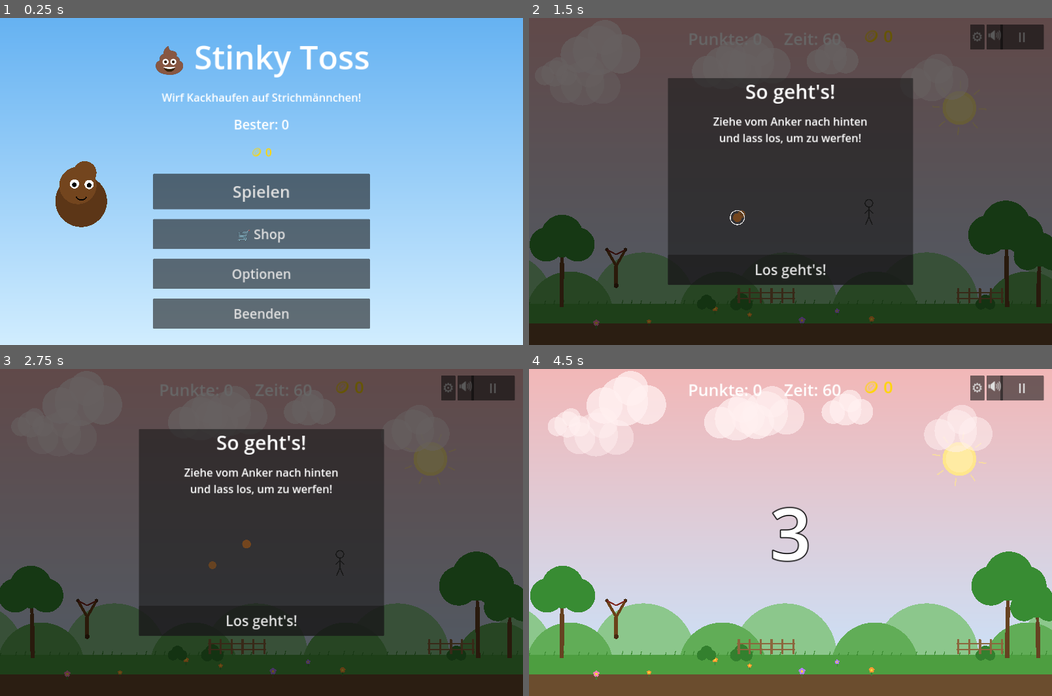
Above: before the commit, frames 1-4 (two rows, left to right).
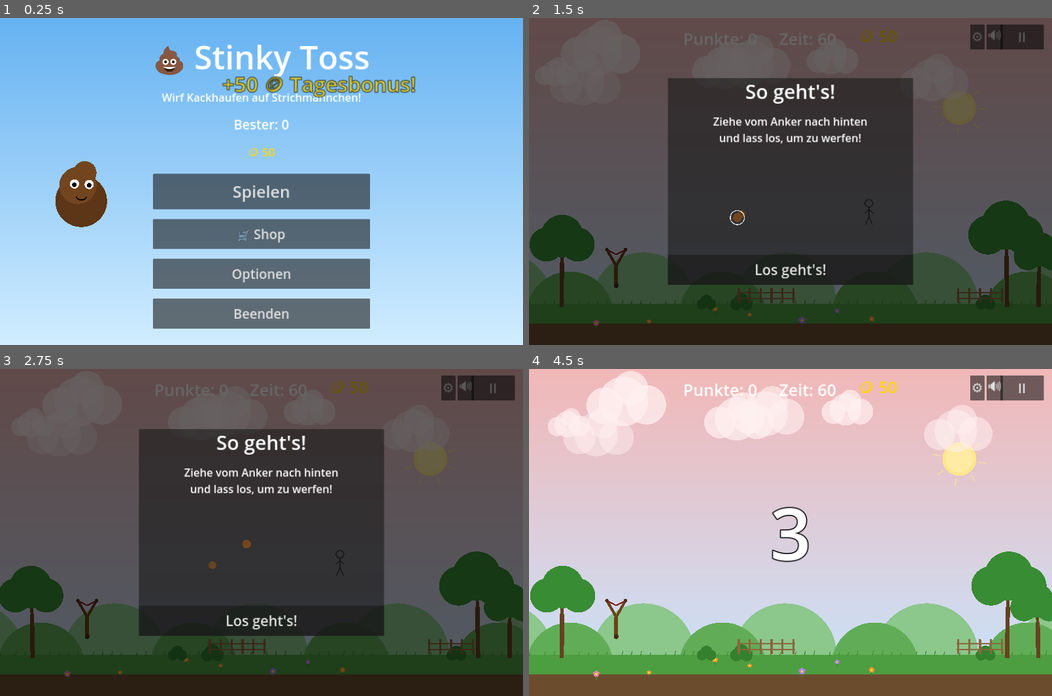
Above: after the commit, the same moments.

Repository: vCodeAI193/MrPoopsFace
Game: Godot game, scene res://scenes/MainMenu.tscn
The game is run twice, just before and just after one commit, with the same random seed, the same clock (stepped at 60 frames per second) and the same inputs.
Inputs:
- Up to frame 1 (0.25 s): no input
- Up to frame 2 (1.5 s): click "Spielen" at 0.5 s; click "Klassisch" at 1.25 s
- Up to frame 3 (2.75 s): click "II" at 2 s
- Up to frame 4 (4.5 s): click "🔊" at 2.75 s; click "⚙" at 3.5 s; click "Los geht's!" at 4.25 s

The runs differ from the first frame. In frame 1, 1.3% of the frame differs, in the area x 42-80%, y 17-43%; in frame 2, 0.2%; in frame 3, 0.2%; in frame 4, 0.6%.
Error after the commit: Invalid assignment of property or key 'stream' with value of type 'AudioStreamWAV' on a base object of type 'Nil'. (res://scripts/MainMenu.gd:123)

Commit message:
Add missions, multi-hit bonus, final-hit slow-mo, daily bonus (F017/F081/F101/F145)
Designer batch giving each round a goal and the game its wow moments:
- F081: One random mission per round in scoring modes ("Triff 2
  Gold-Maennchen!", "Erreiche Combo x6!", "Triff 20 Maennchen!", "Hole 1200
  Punkte!") - progress tracked in register_hit, shown live in a HUD line
  under the combo bar, coin reward (+40-60) with toast on completion, and a
  result line on the GameOver screen
- F017: Multi-hit bonus - projectiles count Maennchen hit per throw; two or
  more triggers +25*count bonus points and a big golden "DOPPELT!" /
  "DREIFACH!" celebration text
- F145: One-time slow motion (time_scale 0.3 for 0.7s real time) on a hit
  landing in the final 3 seconds of timed rounds; skipped with
  reduced-motion, covered by the existing time_scale safety nets
- F101: Daily login bonus - first menu visit each calendar day grants +50
  coins with a golden floating text and a mascot celebration hop

Tests: mission progress/completion/no-double-reward and zen exclusion,
multi-hit bonus math, daily bonus claimable once per day.

Co-Authored-By: Claude Fable 5 <noreply@anthropic.com>
Claude-Session: https://claude.ai/code/session_01Y4LgaJYXTrxRBXMj8yC8ci

Diff:
--- a/scenes/Main.tscn
+++ b/scenes/Main.tscn
@@ -121,6 +121,18 @@
 theme_override_styles/fill = SubResource("StyleBoxFlat_combo_fill")
 theme_override_styles/background = SubResource("StyleBoxFlat_combo_bg")
 
+[node name="MissionLabel" type="Label" parent="HUD"]
+visible = false
+offset_left = 40.0
+offset_top = 134.0
+offset_right = 800.0
+offset_bottom = 180.0
+text = "🎯 Triff 2 Gold-Männchen! (0/2)"
+theme_override_colors/font_color = Color(1, 1, 1, 0.9)
+theme_override_colors/font_outline_color = Color(0, 0, 0, 0.7)
+theme_override_constants/outline_size = 6
+theme_override_font_sizes/font_size = 34
+
 [node name="PowerUpLabel" type="Label" parent="HUD"]
 visible = false
 anchor_left = 1.0
--- a/scripts/GameManager.gd
+++ b/scripts/GameManager.gd
@@ -16,6 +16,9 @@
 signal misses_changed(new_misses: int)         ## Wird bei Fehlwurf gesendet (F077/F083)
 signal combo_broken_by_miss(lost_combo: int)   ## Fehlwurf hat eine Combo >= 3 gebrochen
 signal coins_changed(total: int)               ## Wird bei Münzänderung gesendet (F095)
+signal mission_changed(mission: Dictionary)    ## Missions-Fortschritt geändert (F081)
+signal mission_completed(reward: int)          ## Runden-Mission erfüllt (F081)
+signal multi_hit(count: int, bonus: int)       ## Mehrere Treffer mit einem Wurf (F017)
 
 # --- Einstellbare Werte (im Inspector / per Code anpassbar) ---
 @export var round_duration: float = 60.0       ## Rundenlänge in Sekunden
@@ -66,6 +69,17 @@
 var coins_earned_round: int = 0       ## In dieser Runde verdiente Münzen
 var owned_skins: Array = ["classic"]  ## Gekaufte Skins (persistiert, F096)
 var selected_skin: String = "classic" ## Aktiver Geschoss-Skin (F098)
+var last_daily_bonus: String = ""     ## Datum des letzten Tagesbonus (F101)
+
+# --- Runden-Missionen (F081) ---
+## Missions-Vorlagen: Typ, Ziel, Belohnung und Anzeigetext
+const MISSIONS: Array = [
+	{"type": "gold_hits", "target": 2, "reward": 60, "text": "Triff 2 Gold-Männchen!"},
+	{"type": "combo", "target": 6, "reward": 50, "text": "Erreiche Combo x6!"},
+	{"type": "hits", "target": 20, "reward": 40, "text": "Triff 20 Männchen!"},
+	{"type": "score", "target": 1200, "reward": 50, "text": "Hole 1200 Punkte!"},
+]
+var current_mission: Dictionary = {}  ## Aktive Mission mit progress/done; leer = keine
 
 var _combo_timer: float = 0.0                  ## Restzeit, in der die Combo gültig bleibt
 var combo_timer_pct: float = 0.0              ## Verhältnis 0..1 für den Fortschrittsbalken (F119)
@@ -167,6 +181,14 @@
 	hits_total = 0
 	avg_points_per_hit = 0.0
 	coins_earned_round = 0
+	# Runden-Mission würfeln (F081); nur in wertenden Modi
+	if game_mode not in ["zen", "practice"]:
+		current_mission = MISSIONS[randi() % MISSIONS.size()].duplicate()
+		current_mission["progress"] = 0
+		current_mission["done"] = false
+	else:
+		current_mission = {}
+	mission_changed.emit(current_mission)
 	wind_force = Vector2(randf_range(-120.0, 120.0), 0.0)  # Wind randomisieren (F007)
 	freeze_active = false
 	magnet_active = false
@@ -267,6 +289,9 @@
 		coins_earned_round += earned
 		coins_changed.emit(coins)
 
+	# Missions-Fortschritt aktualisieren (F081)
+	_update_mission(type_multiplier)
+
 	score_changed.emit(score)
 	combo_changed.emit(combo)
 	streak_changed.emit(streak)
@@ -277,6 +302,53 @@
 ## Gibt den höchsten gespeicherten Punktestand zurück (0, falls keiner).
 func get_high_score() -> int:
 	return int(highscores[0]) if highscores.size() > 0 else 0
+
+
+## Aktualisiert den Fortschritt der Runden-Mission nach einem Treffer (F081).
+func _update_mission(type_multiplier: int) -> void:
+	if current_mission.is_empty() or current_mission["done"]:
+		return
+	match current_mission["type"]:
+		"gold_hits":
+			if type_multiplier >= 5:
+				current_mission["progress"] += 1
+		"combo":
+			current_mission["progress"] = maxi(current_mission["progress"], combo)
+		"hits":
+			current_mission["progress"] = hits_total
+		"score":
+			current_mission["progress"] = score
+	if current_mission["progress"] >= int(current_mission["target"]):
+		current_mission["done"] = true
+		var reward: int = int(current_mission["reward"])
+		coins += reward
+		coins_earned_round += reward
+		coins_changed.emit(coins)
+		mission_completed.emit(reward)
+	mission_changed.emit(current_mission)
+
+
+## Bonuspunkte, wenn ein Wurf mehrere Männchen trifft (F017).
+func register_multi_hit(count: int) -> void:
+	if not game_active or count < 2:
+		return
+	var bonus: int = int(25 * count * points_multiplier)
+	score += bonus
+	score_changed.emit(score)
+	multi_hit.emit(count, bonus)
+
+
+## Tagesbonus einmal pro Kalendertag: +50 Münzen (F101).
+## Gibt die Bonushöhe zurück, 0 wenn heute schon abgeholt.
+func claim_daily_bonus() -> int:
+	var today: String = Time.get_date_string_from_system()
+	if last_daily_bonus == today:
+		return 0
+	last_daily_bonus = today
+	coins += 50
+	coins_changed.emit(coins)
+	_save_game()
+	return 50
 
 
 ## Zieht Punkte für ein Bomben-Männchen ab (F029).
@@ -357,6 +429,7 @@
 	cfg.set_value("progress", "coins", coins)
 	cfg.set_value("progress", "owned_skins", owned_skins)
 	cfg.set_value("progress", "selected_skin", selected_skin)
+	cfg.set_value("progress", "last_daily_bonus", last_daily_bonus)
 	cfg.save(SAVE_PATH)
 
 
@@ -374,6 +447,7 @@
 		coins = cfg.get_value("progress", "coins", 0)
 		owned_skins = cfg.get_value("progress", "owned_skins", ["classic"])
 		selected_skin = cfg.get_value("progress", "selected_skin", "classic")
+		last_daily_bonus = cfg.get_value("progress", "last_daily_bonus", "")
 
 
 # --- Audio-Setup & Optionen (F134, F137, F142, F179, F187) ---
--- a/scripts/GameOver.gd
+++ b/scripts/GameOver.gd
@@ -67,6 +67,14 @@
 		GameManager.hits_total,
 		GameManager.avg_points_per_hit
 	]
+	# Missions-Ergebnis anhängen (F081)
+	var mission: Dictionary = GameManager.current_mission
+	if not mission.is_empty():
+		if mission["done"]:
+			stats_text += "\n🎯 Mission geschafft!"
+		else:
+			stats_text += "\n🎯 Mission: %d/%d" % [
+				int(mission["progress"]), int(mission["target"])]
 	_stats_label.text = stats_text
 	visible = true
 
--- a/scripts/Maennchen.gd
+++ b/scripts/Maennchen.gd
@@ -146,6 +146,12 @@
 	if body.global_position.y < global_position.y - 40.0:
 		hit_multiplier = 1.3
 	_trigger_hit(hit_multiplier)
+
+	# Multi-Treffer mit einem Wurf zählen und belohnen (F017)
+	if "hits_scored" in body and not is_bomb:
+		body.hits_scored += 1
+		if body.hits_scored >= 2:
+			GameManager.register_multi_hit(body.hits_scored)
 
 
 ## Löst die Treffer-Reaktion aus: Punkte, Sound, Effekte und Umfall-Animation.
--- a/scripts/Main.gd
+++ b/scripts/Main.gd
@@ -42,6 +42,7 @@
 @onready var _ammo_label: Label = $HUD/TopBar/AmmoLabel
 @onready var _miss_label: Label = $HUD/TopBar/MissLabel
 @onready var _coins_label: Label = $HUD/TopBar/CoinsLabel
+@onready var _mission_label: Label = $HUD/MissionLabel
 @onready var _pause_menu: PauseMenu = $PauseMenu
 @onready var _settings: SettingsOverlay = $Settings
 @onready var _tutorial: TutorialOverlay = $Tutorial
@@ -100,6 +101,9 @@
 var _bonus_done: bool = false
 var _bonus_active: bool = false
 
+# F145 – Slow-Motion beim letzten Treffer der Runde
+var _final_slowmo_done: bool = false
+
 
 func _ready() -> void:
 	randomize()
@@ -126,6 +130,9 @@
 		func(lost: int) -> void: show_toast("Combo x%d verloren!" % lost))
 	GameManager.coins_changed.connect(_on_coins_changed)
 	_coins_label.text = "🪙 %d" % GameManager.coins
+	GameManager.mission_changed.connect(_on_mission_changed)
+	GameManager.mission_completed.connect(_on_mission_completed)
+	GameManager.multi_hit.connect(_on_multi_hit)
 
 	# Pause-Knopf verbinden (F114)
 	_pause_button.pressed.connect(_on_pause_pressed)
@@ -297,10 +304,24 @@
 
 ## Reagiert auf einen Treffer mit einer Kamera-Erschütterung (F144).
 ## Abschaltbar in den Optionen (F181); bei reduzierter Bewegung aus (F183).
+## In den letzten 3 Sekunden: einmalige Finale-Zeitlupe (F145).
 func _on_hit_registered(_points: int) -> void:
+	if not _final_slowmo_done and GameManager.time_left <= 3.0 \
+			and GameManager.game_mode in ["normal", "easy", "hard", "combo_hunt"] \
+			and not GameManager.reduced_motion:
+		_final_slowmo_done = true
+		_run_final_slowmo()
 	if not GameManager.screen_shake_enabled or GameManager.reduced_motion:
 		return
 	_shake_strength = minf(_shake_strength + shake_per_hit, shake_max)
+
+
+## Kurze Zeitlupe für den letzten Treffer der Runde (F145).
+func _run_final_slowmo() -> void:
+	Engine.time_scale = 0.3
+	# 0,7s Echtzeit = 0,21s skalierte Zeit
+	await get_tree().create_timer(0.21).timeout
+	Engine.time_scale = 1.0
 
 
 ## Öffnet das Pause-Overlay (F114).
@@ -542,6 +563,36 @@
 			_score_label.text = "Beste Combo: 0"
 		"practice":
 			_time_label.visible = false
+
+
+## Zeigt die Runden-Mission mit Fortschritt an (F081).
+func _on_mission_changed(mission: Dictionary) -> void:
+	if mission.is_empty():
+		_mission_label.visible = false
+		return
+	_mission_label.visible = true
+	if mission["done"]:
+		_mission_label.text = "🎯 %s ✔" % mission["text"]
+		_mission_label.modulate = Color(0.5, 1.0, 0.5)
+	else:
+		_mission_label.text = "🎯 %s (%d/%d)" % [
+			mission["text"], int(mission["progress"]), int(mission["target"])]
+		_mission_label.modulate = Color.WHITE
+
+
+## Feiert die erfüllte Mission (F081).
+func _on_mission_completed(reward: int) -> void:
+	show_toast("Mission geschafft! +%d 🪙" % reward)
+
+
+## Feiert mehrere Treffer mit einem Wurf (F017).
+func _on_multi_hit(count: int, bonus: int) -> void:
+	var word: String = "DOPPELT!" if count == 2 else "DREIFACH!" if count == 3 else "x%d WAHNSINN!" % count
+	var ft: FloatingText = preload("res://scenes/FloatingText.tscn").instantiate()
+	ft.setup("%s +%d" % [word, bonus], Color(1.0, 0.85, 0.1))
+	ft.scale = Vector2(2.0, 2.0)
+	ft.position = Vector2(960, 520)
+	add_child(ft)
 
 
 ## Aktualisiert die Münz-Anzeige mit kleinem Pop (F095).
--- a/scripts/MainMenu.gd
+++ b/scripts/MainMenu.gd
@@ -35,6 +35,17 @@
 
 	# Maskottchen links neben dem Menü aufbauen
 	_create_mascot()
+
+	# Tagesbonus einmal pro Tag beim Menü-Besuch (F101)
+	var daily: int = GameManager.claim_daily_bonus()
+	if daily > 0:
+		var ft: FloatingText = FLOATING_TEXT_SCENE.instantiate()
+		ft.setup("+%d 🪙 Tagesbonus!" % daily, Color(1.0, 0.84, 0.0))
+		ft.scale = Vector2(1.6, 1.6)
+		ft.position = Vector2(960, 300)
+		add_child(ft)
+		# Das Maskottchen freut sich mit
+		_on_mascot_tapped()
 
 	# Modus-Buttons verbinden (F094)
 	_mode_vbox.get_node("NormalButton").pressed.connect(_start_mode.bind("normal"))
--- a/scripts/Projectile.gd
+++ b/scripts/Projectile.gd
@@ -14,6 +14,7 @@
 @export var explosion_radius: float = 150.0    ## Radius der Explosion (F010)
 
 var hit_target: bool = false                   ## Hat ein Männchen getroffen? (F077/F083)
+var hits_scored: int = 0                       ## Getroffene Männchen dieses Wurfs (F017)
 var _alive_time: float = 0.0
 var _has_splatted: bool = false
 var _nearest_approach: float = INF             ## Kleinste Distanz zu einem Männchen (Near-Miss)
--- a/tests/run_tests.gd
+++ b/tests/run_tests.gd
@@ -23,6 +23,9 @@
 	_test_stars()
 	_test_coins()
 	_test_shop()
+	_test_missions()
+	_test_multi_hit()
+	_test_daily_bonus()
 	print("---")
 	print("%d Tests bestanden, %d fehlgeschlagen" % [_passes, _failures])
 	quit(1 if _failures > 0 else 0)
@@ -271,3 +274,61 @@
 	_check(gm.selected_skin == "gold", "Skin ist aktiv")
 	_check(not gm.buy_skin("gibtsnicht"), "unbekannte Skin-ID verweigert")
 	gm.free()
+
+
+## Runden-Missionen: Fortschritt, Abschluss und Belohnung (F081).
+func _test_missions() -> void:
+	var gm: Node = _new_gm()
+	gm.set_game_mode("normal")
+	gm.start_game()
+	# Deterministische Mission setzen (statt der gewürfelten)
+	gm.current_mission = {
+		"type": "hits", "target": 3, "reward": 40,
+		"text": "Test", "progress": 0, "done": false,
+	}
+	gm.coins = 0
+	gm.register_hit(1)
+	gm.register_hit(1)
+	_check(int(gm.current_mission["progress"]) == 2, "Missions-Fortschritt zählt Treffer")
+	_check(not gm.current_mission["done"], "Mission vor dem Ziel nicht erfüllt")
+	var coins_before: int = gm.coins
+	gm.register_hit(1)
+	_check(gm.current_mission["done"], "Mission beim Ziel erfüllt")
+	# 3. Treffer bringt 2 Münzen (Combo-Bonus ab Combo 3) + 40 Belohnung
+	_check(gm.coins == coins_before + 2 + 40, "Belohnung gutgeschrieben (Treffer + 40)")
+	# Kein Doppel-Reward nach Erfüllung
+	var coins_done: int = gm.coins
+	gm.register_hit(1)
+	_check(gm.coins == coins_done + 2, "keine zweite Belohnung (nur Treffer-Münzen)")
+	gm.free()
+
+	var zen: Node = _new_gm()
+	zen.set_game_mode("zen")
+	zen.start_game()
+	_check(zen.current_mission.is_empty(), "zen: keine Mission")
+	zen.free()
+
+
+## Multi-Treffer-Bonus (F017).
+func _test_multi_hit() -> void:
+	var gm: Node = _new_gm()
+	gm.set_game_mode("normal")
+	gm.start_game()
+	gm.score = 100
+	gm.register_multi_hit(2)
+	_check(gm.score == 150, "Doppel-Treffer: +50 Bonus")
+	gm.register_multi_hit(1)
+	_check(gm.score == 150, "Einzeltreffer: kein Bonus")
+	gm.free()
+
+
+## Tagesbonus nur einmal pro Tag (F101).
+func _test_daily_bonus() -> void:
+	var gm: Node = _new_gm()
+	gm.coins = 0
+	gm.last_daily_bonus = ""
+	_check(gm.claim_daily_bonus() == 50, "erster Abruf: 50 Münzen")
+	_check(gm.coins == 50, "Münzen gutgeschrieben")
+	_check(gm.claim_daily_bonus() == 0, "zweiter Abruf am selben Tag: nichts")
+	_check(gm.coins == 50, "Münzstand unverändert")
+	gm.free()
Not shown, changed: BACKLOG.md
